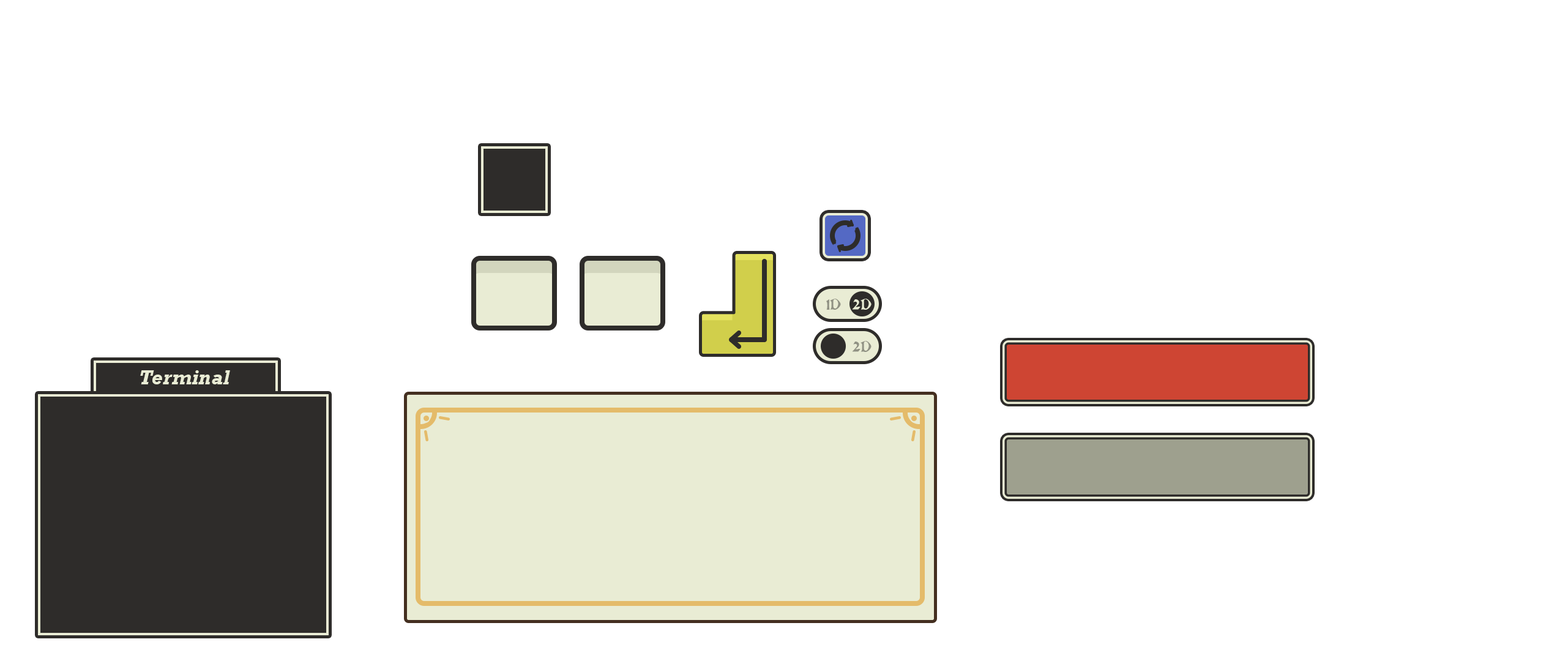
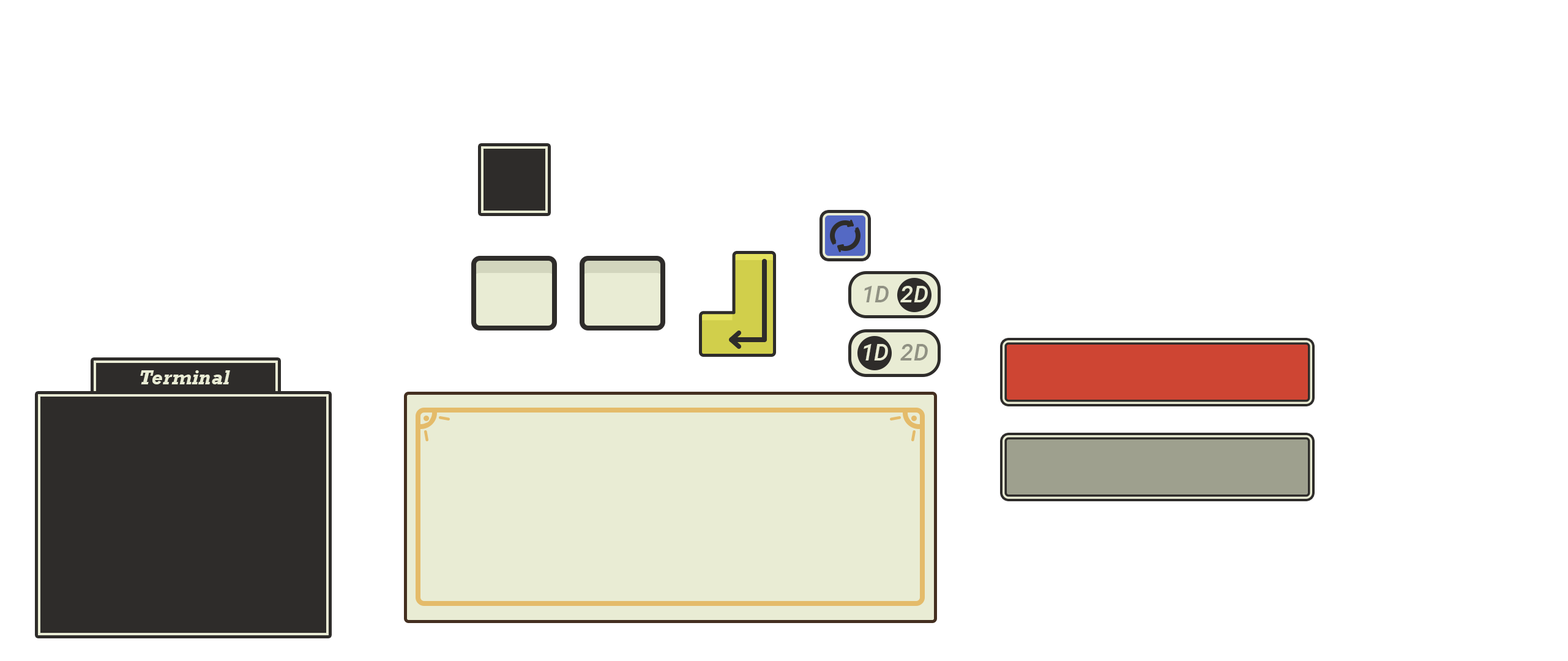
Layer changes from the first 1568×661 image to the second:
added layer "1D" (2nd of 3, in "Group 7" › "Modde copy 3") in group "Modde copy 3" over left=863, top=343, right=889, bottom=361
painted on "2D" (3rd of 4, in "Group 7" › "Modde copy 3") over left=851, top=340, right=928, bottom=361
painted on "Ellipse 660 copy" (1st of 2, in "Group 7" › "Modde copy 3" › "Group 11") over left=820, top=333, right=892, bottom=371
painted on "Rectangle 660" (3rd of 4, in "Group 7" › "Modde copy 3") over left=812, top=328, right=941, bottom=378
painted on "1D" (3rd of 3, in "Group 7" › "Modde copy 2") over left=826, top=285, right=889, bottom=310
painted on "2D" (4th of 4, in "Group 7" › "Modde copy 2") over left=851, top=285, right=928, bottom=310
painted on "Ellipse 660 copy" (2nd of 2, in "Group 7" › "Modde copy 2" › "Group 11") over left=849, top=277, right=932, bottom=317
painted on "Rectangle 660" (4th of 4, in "Group 7" › "Modde copy 2") over left=812, top=271, right=941, bottom=322
